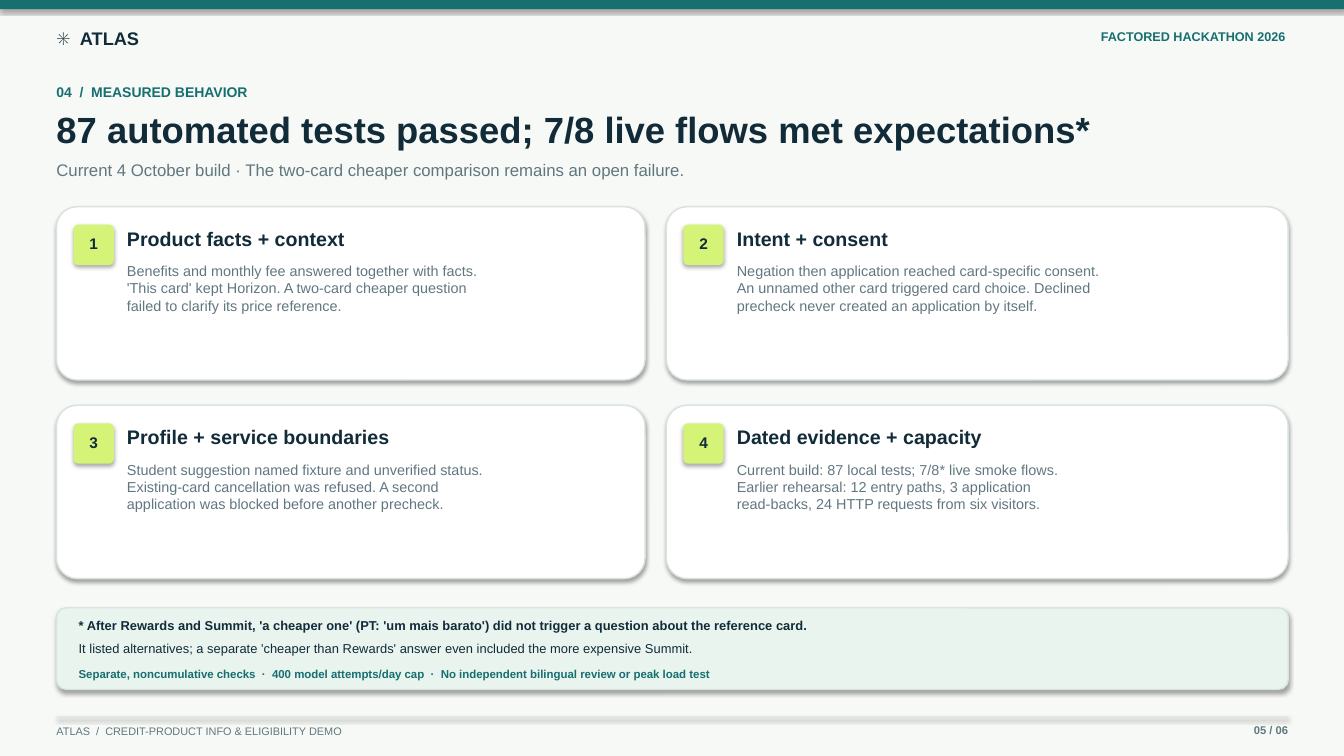
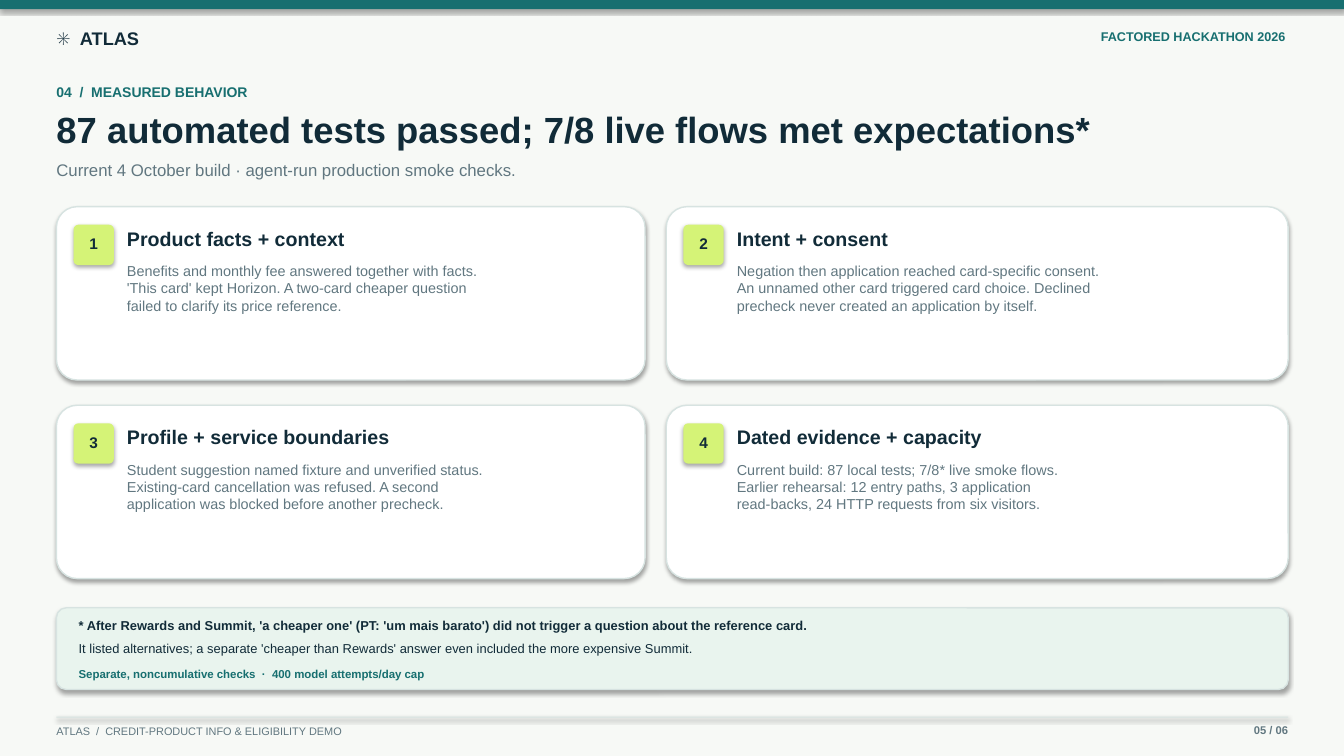
Before and after one commit to lucasswolff/factored-hackathon-2026-atlas, a slide deck: slide 5 of presentation/atlas_factored_hackathon_2026.pptx. Drawn at 1344x756 pixels with LibreOffice and Linux fonts; fonts in the diff are those of the drawing. Boxes give left, top, right and bottom in pixels: in the first picture for what was removed or moved away, otherwise in the second. Text is boxed around its words. In the diff, an @@ line names an element or a change of style, - is before the commit and + after.

Commit message:
Trim measured-behavior slide caveats (#36)

```diff
--- a/presentation/atlas_factored_hackathon_2026.pptx
+++ b/presentation/atlas_factored_hackathon_2026.pptx
@@ text at bbox=[56, 164, 516, 180]: text changed @@
-Current 4 October build · The two-card cheaper comparison remains an open failure.
+Current 4 October build · agent-run production smoke checks.
@@ text at bbox=[79, 669, 425, 681]: text changed @@
-Separate, noncumulative checks · 400 model attempts/day cap · No independent bilingual review or peak load test
+Separate, noncumulative checks · 400 model attempts/day cap
```
Also in this commit, not shown: 2 other files.
